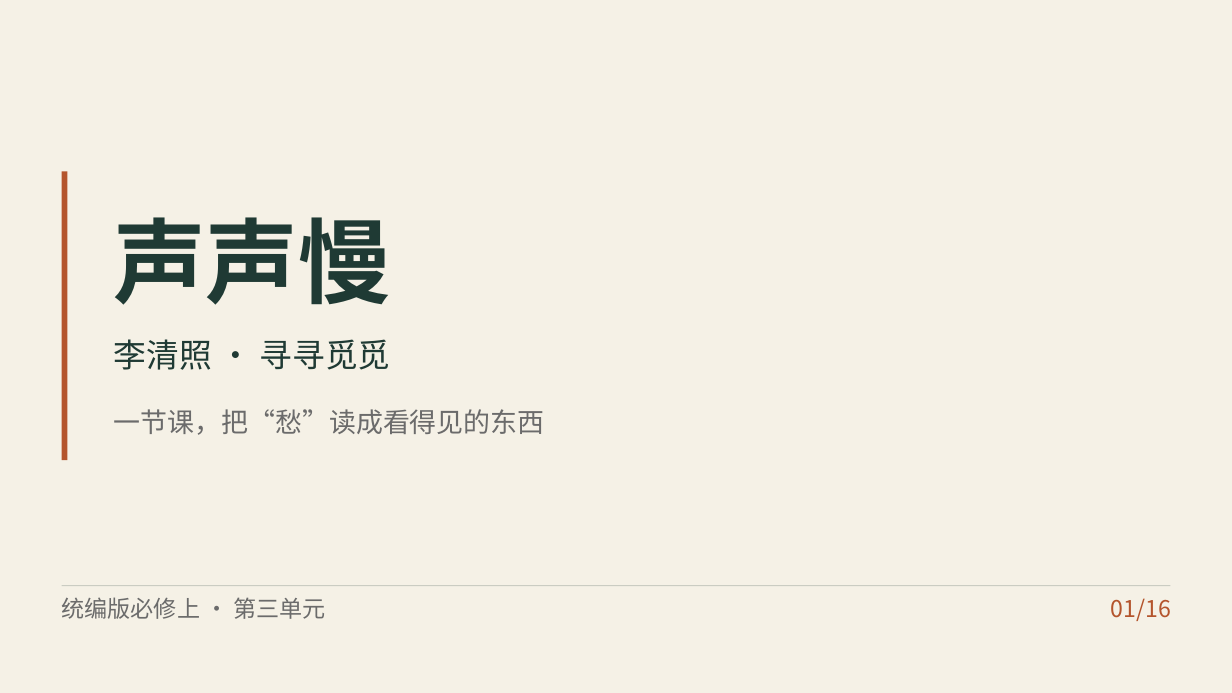
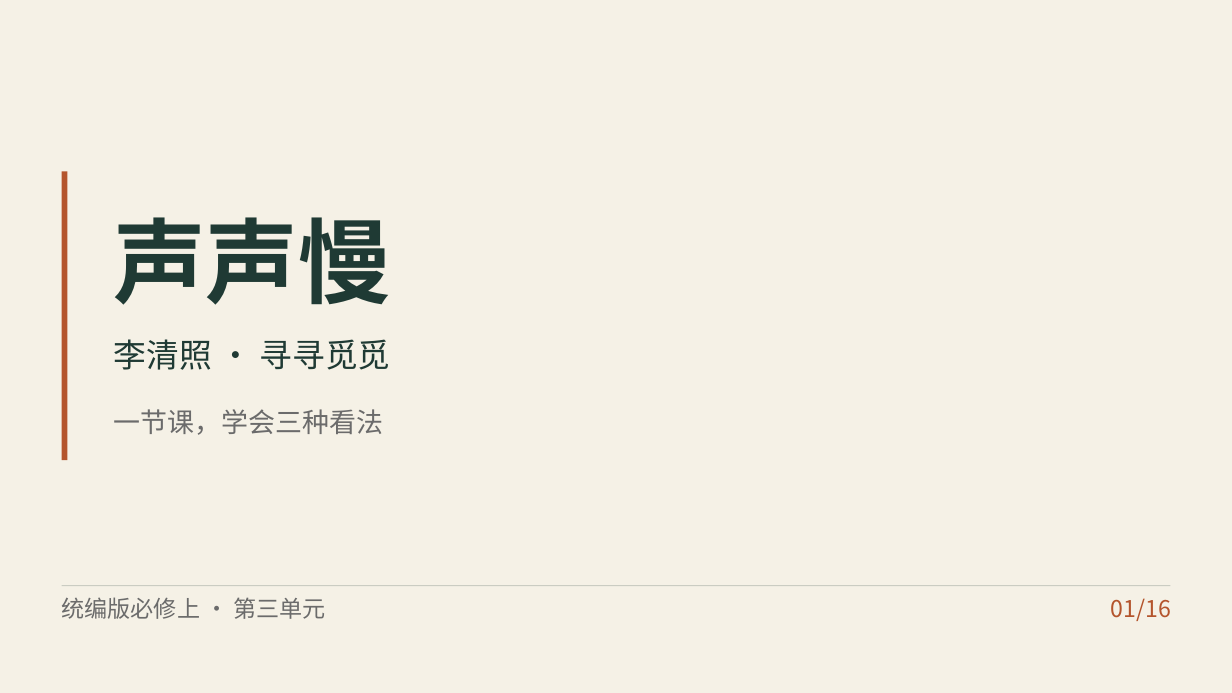
Before and after one commit to zhshy/gaozhong-yuwen-design-orchestrator, a slide deck: slide 1 of examples/声声慢/课件/声声慢.pptx. Drawn at 1232x693 pixels with LibreOffice and Linux fonts; fonts in the diff are those of the drawing. Boxes give left, top, right and bottom in pixels: in the first picture for what was removed or moved away, otherwise in the second. Text is boxed around its words. In the diff, an @@ line names an element or a change of style, - is before the commit and + after.

Commit message:
refactor: 《声声慢》示例按新鉴赏角度整篇重做（2.4.1）
验证 2.4.0 那套角度能不能真的跑出不一样的东西。骨架（十二节、
Σ=45、检测含量规+修订+再验证、红线项）一字未动，换的是角度。

叠字：上一版分"动作/状态"两堆 → 按傅庚生七级分层次，追问"冷冷"
挪到"清清"下面坏掉的是什么（角度二+四）。
意象：上一版分"旧时/如今"两栏 → 找前人的出处（语码）：雁（雁足
传书·归雁洛阳边）、梧桐（寂寞梧桐深院·梧桐树三更雨），再比这一
首怎么转向"如今"（角度五）。
末句：上一版只设计朗读处理 → 加两条反面评价：许昂霄"此词颇带
伧气"、陈廷焯"此不过奇笔耳，并非高调"，要求举词句表态（角度八
+六）。量规优秀档要替对方说出理由。

困难机制：概念混淆 → **缺比较维度**（说得出"好"，说不出"比什么
好、深在哪"）。
诊断任务：三个词写形容词 → **"这十四个字好在哪"**，把学生的皮
相答案原样抄黑板，与叶/傅/陈三家的批评正对；推翻条件写在教案。
再验证：「憔悴损」的主语 → **「守着窗儿，独自怎生得黑」的动词
"得"**（叶嘉莹所讲，"得"=能够）。
卡口：附一由四卡口增至四卡口 + **技法层卡口**。

四份全换：母本 3928／教案 2547／学案 1278／说课稿 2975 汉字
（仍在 2700-3300 区间）。
教学设计 Word 重出：HTML 门禁 100 分（修一处"二级标题后缺导
语"），转换预检通过。
课件 16 页全部重做（页序随三个新任务重排），抽查第 2/6/9/14 页
布局检查通过；页数、页码、顺序核对无重复。STORY.md 与 DESIGN.md
同步重写。根 README 示例节同步改写。

```diff
--- a/examples/声声慢/课件/声声慢.pptx
+++ b/examples/声声慢/课件/声声慢.pptx
@@ text at [114,409,384,435]: text changed @@
-一节课，把“愁”读成看得见的东西
+一节课，学会三种看法
```
Also in this commit, not shown: 12 other slides changed, 2 slides added, 2 slides removed, 26 other files.
